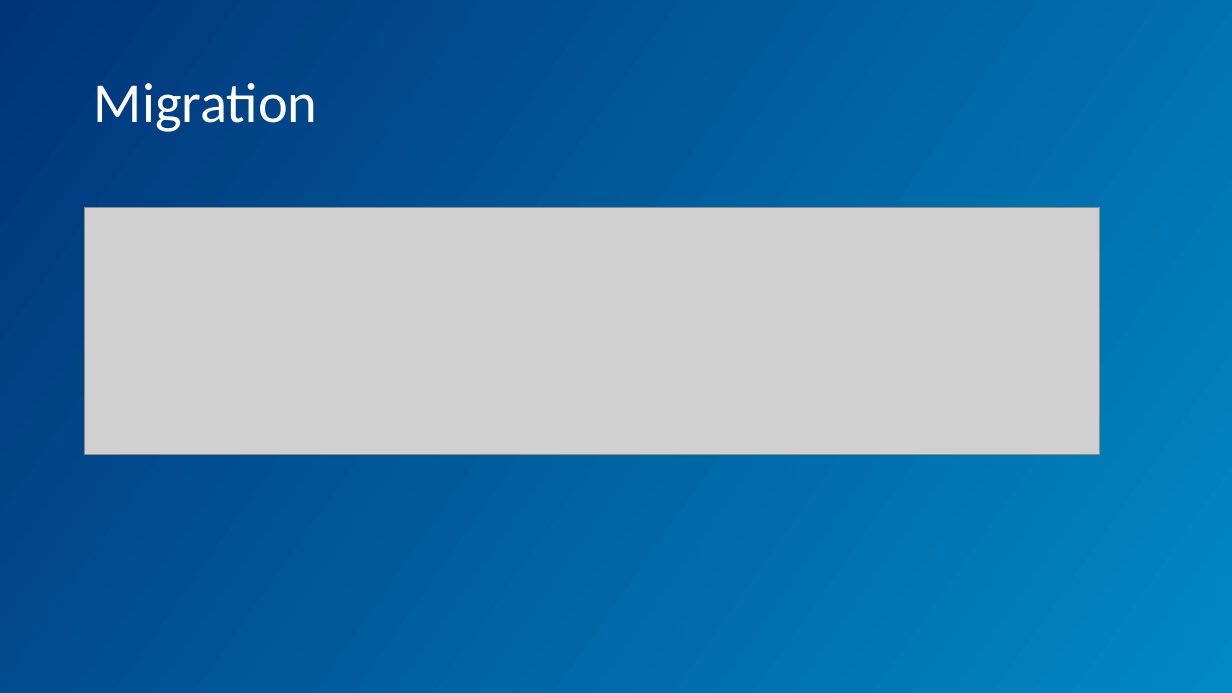
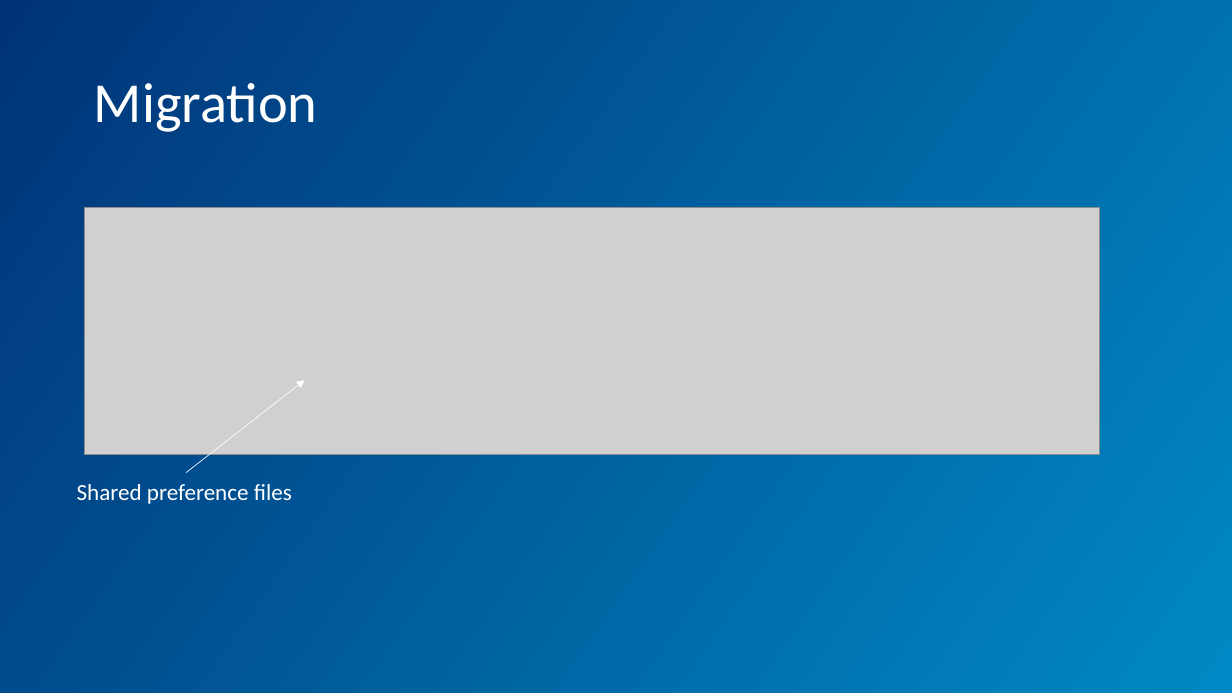
Before and after one commit to pratik-philips/DataStore-Android-Demo, a slide deck: slide 11 of DataStore.pptx. Drawn at 1232x693 pixels with LibreOffice and Linux fonts; fonts in the diff are those of the drawing; grey boxes stand for pictures; background and template pictures are left out. Boxes give left, top, right and bottom in pixels: in the first picture for what was removed or moved away, otherwise in the second. Text is boxed around its words. In the diff, an @@ line names an element or a change of style, - is before the commit and + after.

```diff
--- a/DataStore.pptx
+++ b/DataStore.pptx
@@ arrow added from (186, 473) to (304, 381), #FFFFFF 0.5 pt @@
@@ text added at <box>77,484,292,504</box>, 18 pt, text #FFFFFF @@
+Shared preference files
```
Also in this commit, not shown: 1 other slide changed.
